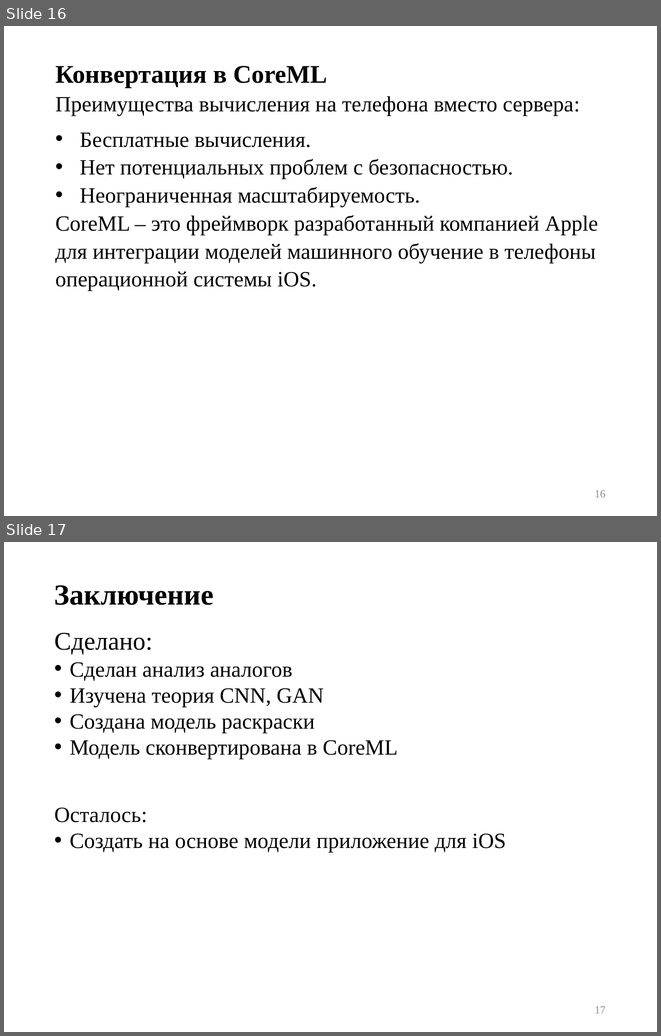
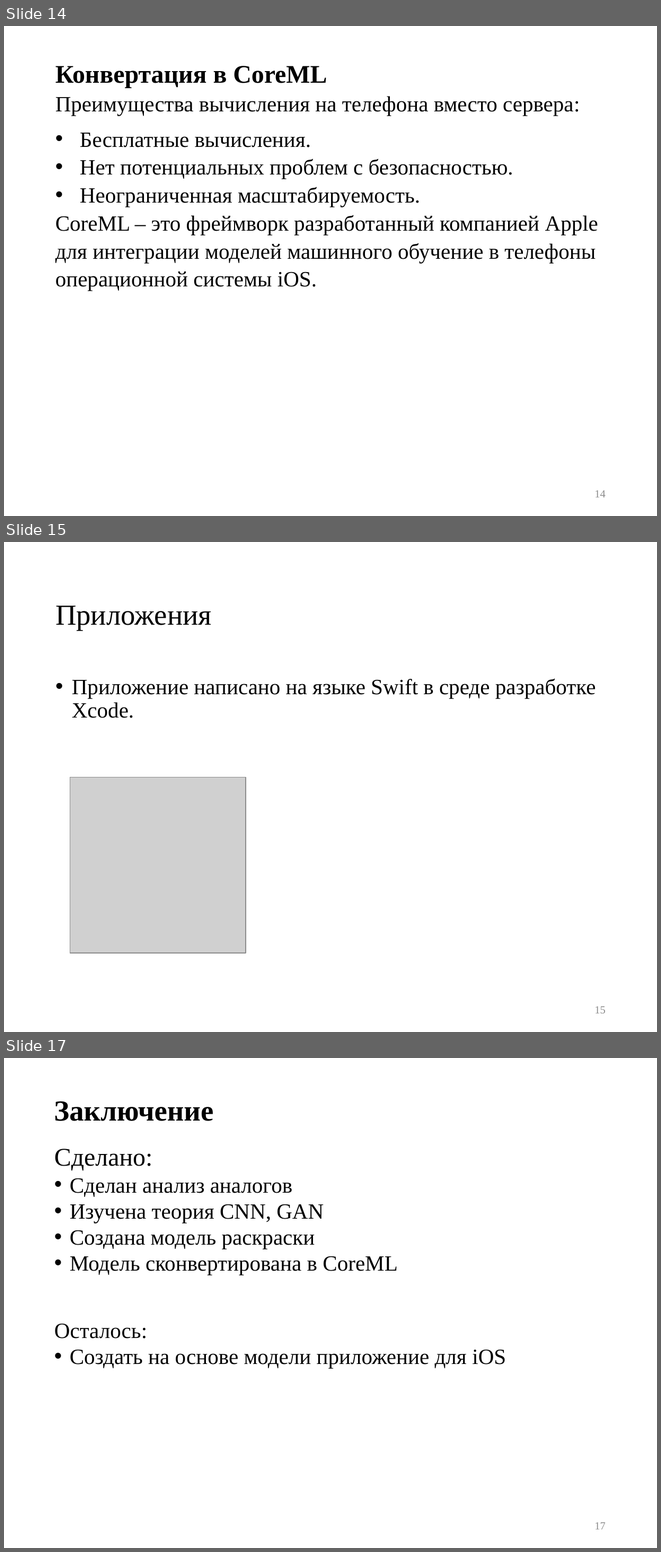
Before and after one commit to mgefimov/colorizer, a slide deck: papers/Презентация.pptx. Shown one above the other, each under a label of ours: slides 16 and 17 before the commit, slides 14, 15 and 17 after it; the slides between them are not shown. The pictures are 661x1036 and 661x1552 pixels, drawn with LibreOffice and Linux fonts; fonts in the diff are those of the drawing; grey boxes stand for pictures. Boxes give left, top, right and bottom in pixels: in the first picture for what was removed or moved away, otherwise in the second. Text is boxed around its words. In the diff, an @@ line names an element or a change of style, - is before the commit and + after.

```diff
--- a/papers/Презентация.pptx
+++ b/papers/Презентация.pptx
@@ slide 15 added at [4,542,657,1032], background #FFFFFF @@
@@ title added at [55,606,212,630], 32 pt, text #000000 @@
+Приложения
@@ text added at [72,678,596,718], 24 pt, text #000000 @@
+• Приложение написано на языке Swift в среде разработке Xcode.
@@ picture added at [70,777,246,953] @@
@@ page number added at [594,1006,605,1013], 12 pt, text #8C8C8C @@
+15
@@ what was slide 16 is now slide 14 @@
@@ page number at [594,490,605,497]: text changed @@
-16
+14
```
Also in this commit, not shown: 1 other slide added, 4 other files.
